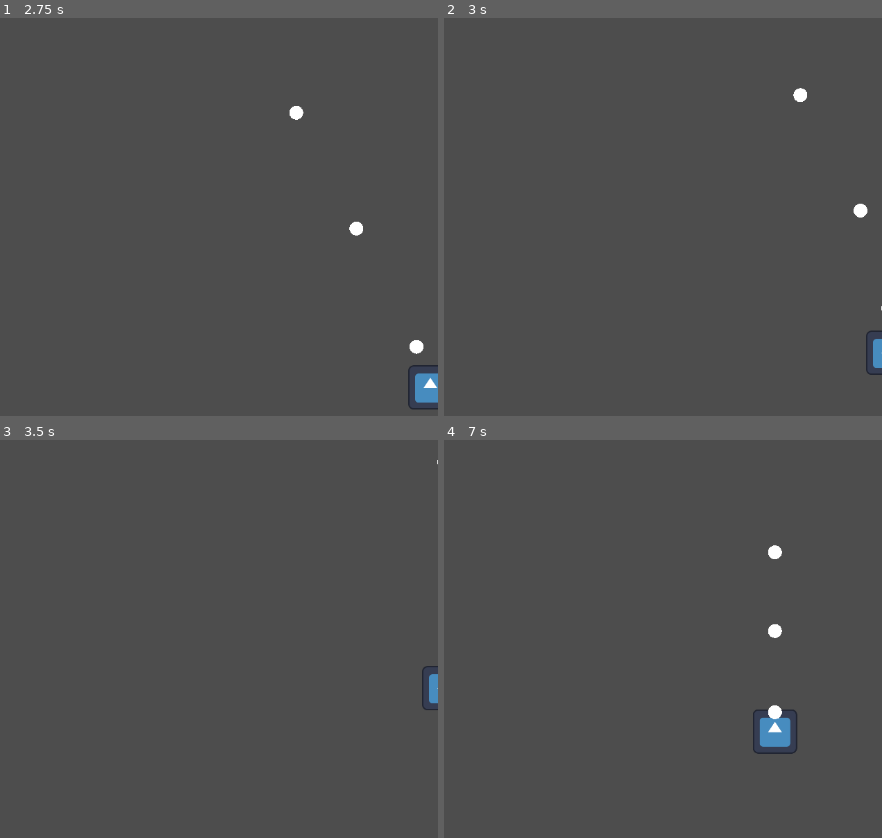
Above: before the commit, frames 1-4 (two rows, left to right).
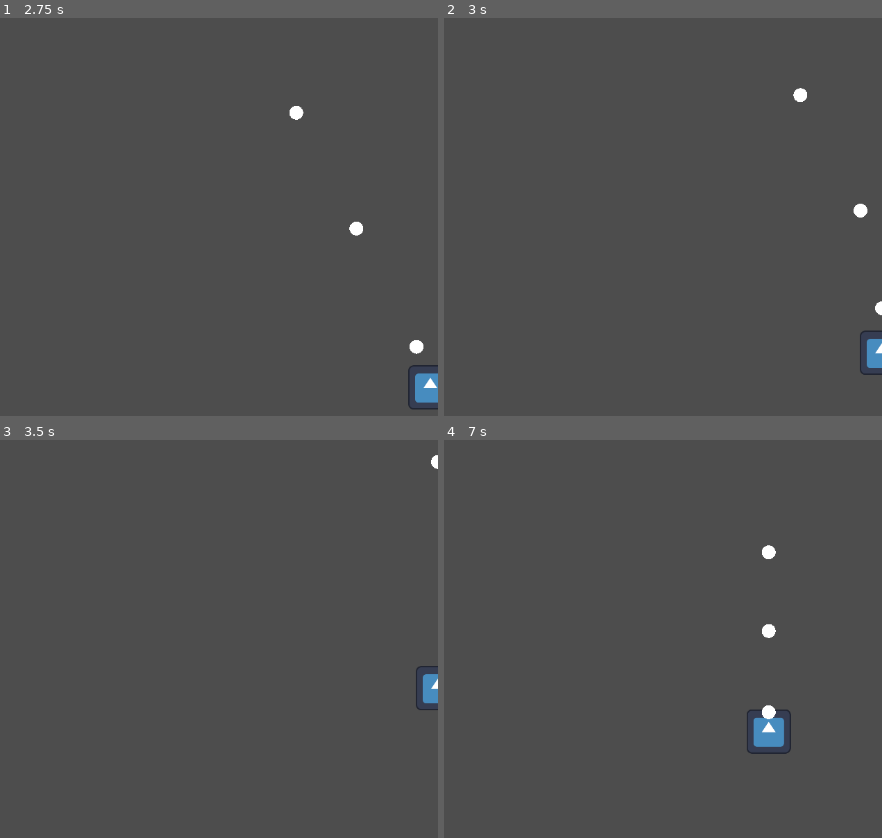
Above: after the commit, the same moments.

Repository: juliencongras/Godot-shmup
Game: Godot game, scene res://Main/main.tscn
The game is run twice, just before and just after one commit, with the same random seed, the same clock (stepped at 60 frames per second) and the same inputs. The engine's default icon, where the game draws it, is replaced by a stand-in: a white triangle on a blue panel in a dark square.
Inputs:
- Up to frame 1 (2.75 s): tap Enter at 0.5 s; hold Right (Right) 0.53-1.28 s; hold Z (Shoot) 0.53-1.28 s; hold Down (Down) 1.28-2.03 s; tap Shift (Focus) at 1.35 s; tap Z (Shoot) at 1.55 s; hold Right (Right) from 2.03 s (still down); hold Z (Shoot) from 2.03 s (still down)
- Up to frame 2 (3 s): release Right (Right) at 2.78 s; release Z (Shoot) at 2.78 s; hold Up (Up) from 2.78 s (still down); tap Z (Shoot) at 2.85 s
- Up to frame 3 (3.5 s): keep holding Up (Up)
- Up to frame 4 (7 s): release Up (Up) at 3.53 s; hold Shift (Focus) 3.53-4.28 s; hold Left (Left) 3.53-5.03 s; tap Z (Shoot) at 3.8, 4.35, 6.05 s; hold Down (Down) 5.03-5.78 s; hold Z (Shoot) 5.03-5.78 s; hold Right (Right) 5.78-6.53 s; tap Shift (Focus) at 5.85 s; hold Up (Up) from 6.53 s (still down); hold Z (Shoot) from 6.53 s (still down)

Frame 1 is identical in both runs. In frame 2, 0.3% of the frame differs, in the area x 94-100%, y 71-90%; in frame 3, 0.3%; in frame 4, 0.8%, in the area x 69-81%, y 26-79%.

Commit message:
Clamped player's position + bullet sound effect

Diff:
--- a/Bullet/bullet.gd
+++ b/Bullet/bullet.gd
@@ -1,6 +1,7 @@
 extends RigidBody2D
 
 @export var bulletSpeed : int
+@export var bulletDamage : int
 
 # Called when the node enters the scene tree for the first time.
 func _ready():
--- a/Bullet/bullet.tscn
+++ b/Bullet/bullet.tscn
@@ -1,6 +1,7 @@
-[gd_scene load_steps=3 format=3 uid="uid://dkewdicuxai2x"]
+[gd_scene load_steps=4 format=3 uid="uid://dkewdicuxai2x"]
 
 [ext_resource type="Script" path="res://Bullet/bullet.gd" id="1_5rj5g"]
+[ext_resource type="AudioStream" uid="uid://dshioa02ix67m" path="res://Bullet/playerShoot.wav" id="2_1650a"]
 
 [sub_resource type="SphereMesh" id="SphereMesh_d1kbp"]
 
@@ -8,6 +9,7 @@
 gravity_scale = 0.0
 script = ExtResource("1_5rj5g")
 bulletSpeed = 800
+bulletDamage = 1
 
 [node name="MeshInstance2D" type="MeshInstance2D" parent="."]
 scale = Vector2(20, 20)
@@ -16,4 +18,9 @@
 [node name="VisibleOnScreenNotifier2D" type="VisibleOnScreenNotifier2D" parent="."]
 position = Vector2(0, 27)
 
+[node name="Bullet sound" type="AudioStreamPlayer2D" parent="."]
+stream = ExtResource("2_1650a")
+volume_db = -15.0
+autoplay = true
+
 [connection signal="screen_exited" from="VisibleOnScreenNotifier2D" to="." method="_on_visible_on_screen_notifier_2d_screen_exited"]
--- a/Player/player.gd
+++ b/Player/player.gd
@@ -8,6 +8,9 @@
 @onready var shootingCooldown = $"Shooting cooldown"
 
 func _physics_process(delta):
+	#Temporary max clamp value. Replace with size of the stage scene
+	position = position.clamp(Vector2(0, 0), get_window().size)
+
 	var horizontalDirection : int = 0
 	var verticalDirection : int = 0
 
Not shown, added: Bullet/playerShoot.wav.import
Not shown, added: Bullet/playerShoot.wav
